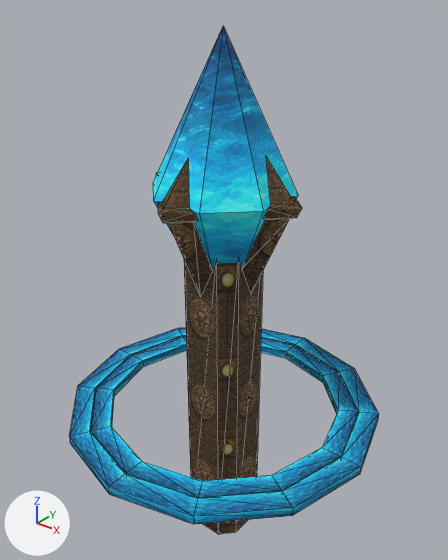
What one commit did to the glTF model worlds/mm9/models/mm9_deco_lichengine.glb.
One viewpoint serves both versions: a camera (50 mm lens) standing at (2.24, -2.79, 3.7) and looking at (-0.05, 0.07, 1.92). Lighting does not change. The marker at lower left points along +X, +Y and +Z. The first picture is the older version. Mesh edges are drawn as thin lines. Vertices at exactly the same position are counted once.

Before the edit, the objects in view are built like this:
```python
me_lichengine = bpy.data.meshes.new('Lichengine')
me_lichengine.from_pydata(...)  # 186 vertices, 340 faces; spans x -1.07..1.07, y -1.07..1.07, z 0.0..3.47
# faces by material slot: [236, 104]
me_lichengine.materials.append(mat_lichengine)
me_lichengine.materials.append(mat_lichengine_2s)
ob_lichengine = bpy.data.objects.new('Lichengine', me_lichengine)
ob_lichengine.location = (0.0, 0.0, 0.0)
```
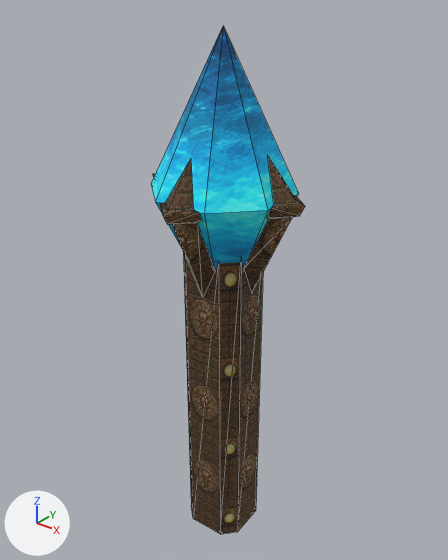
Diff of the bpy script that builds the scene:
```diff
--- a/worlds/mm9/models/mm9_deco_lichengine.glb.py
+++ b/worlds/mm9/models/mm9_deco_lichengine.glb.py
@@ me_lichengine @@
 # used by ob_lichengine; location = (0.0, 0.0, 0.0)
-me_lichengine.from_pydata(...)  # 186 vertices, 340 faces; spans x -1.07..1.07, y -1.07..1.07, z 0.0..3.47
+me_lichengine.from_pydata(...)  # 90 vertices, 148 faces; spans x -0.55..0.55, y -0.55..0.55, z 0.0..3.47
+# me_lichengine part 1: the loose piece of 48 vertices spanning x -0.93..0.93, y -0.93..0.93, z 0.97..1.03 is deleted
+# me_lichengine part 2: the loose piece of 48 vertices spanning x -1.07..1.07, y -1.07..1.07, z 0.97..1.03 is deleted
 me_lichengine.materials.append(mat_lichengine)
@@ ob_lichengine @@
 ob_lichengine.location = (0.0, 0.0, 0.0)
+ob_lichengine.rotation_euler = (0.0, 0.0, 0.0599)  # degrees (0, 0, 3.4)
```

Location of each change, (x1, y1, x2, y2) in pixels of the pictures (448 x 560 px):
'Lichengine', reshaped, turned
    before: (69, 26, 379, 534)
    after: (151, 26, 305, 534)
part 1 of me_lichengine, deleted (blue)
    before: (91, 336, 358, 498)
part 2 of me_lichengine, deleted (blue)
    before: (69, 327, 379, 524)
